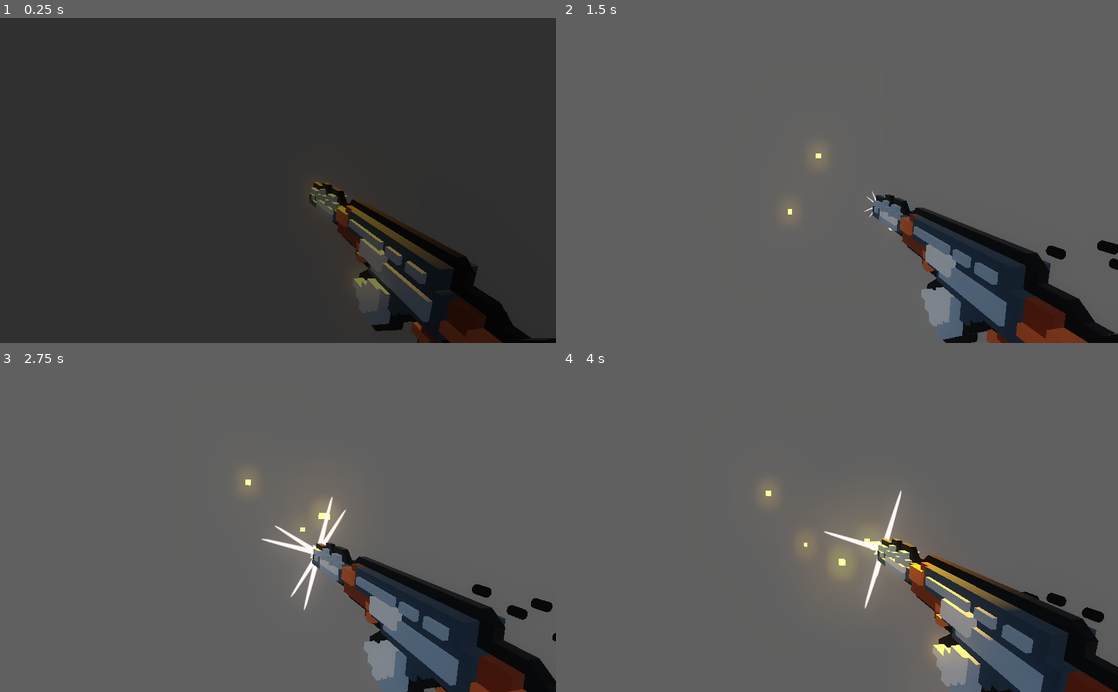
Above: before the commit, frames 1-4 (two rows, left to right).
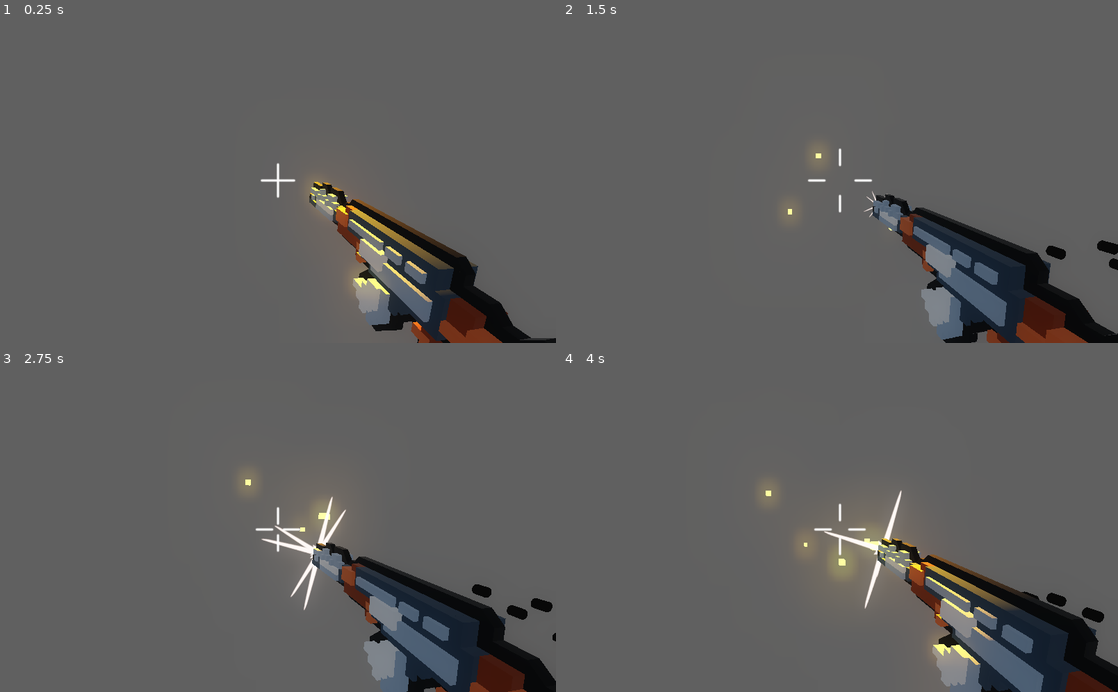
Above: after the commit, the same moments.

Repository: bramreth/WildJam31
Game: Godot game, scene res://ak47/ak47.tscn
The game is run twice, just before and just after one commit, with the same random seed, the same clock (stepped at 60 frames per second) and the same inputs. The project has no main scene, so this scene is started directly.
Inputs (mouse positions are in pixels of both pictures, inside the frame that each line leads up to):
- Up to frame 1 (0.25 s): no input
- Up to frame 2 (1.5 s): move the mouse to (962, 164) at 0.52 s; press the mouse at (962, 164) at 0.53 s; move the mouse to (728, 196) at 1.27 s; release the mouse at (728, 196) at 1.28 s; click (728, 196) at 1.35 s
- Up to frame 3 (2.75 s): move the mouse to (333, 458) at 2.02 s; press the mouse at (333, 458) at 2.03 s
- Up to frame 4 (4 s): move the mouse to (812, 594) at 2.77 s; release the mouse at (812, 594) at 2.78 s; click (812, 594) at 2.85 s; move the mouse to (1006, 578) at 3.52 s; press the mouse at (1006, 578) at 3.53 s

The runs differ from the first frame. In frame 1, 97% of the frame differs, in the area x 0-100%, y 0-100%; in frame 2, 0.1%; in frame 3, 0.1%; in frame 4, 0.1%.

Commit message:
cam hud basics

Diff:
--- a/camera/camera.gd
+++ b/camera/camera.gd
@@ -1,5 +1,6 @@
 extends Spatial
 
+var spread = 1.0
 
 func add_trauma(trauma_in: int):
 	$juicy_cam.add_trauma(trauma_in)
@@ -16,3 +17,36 @@
 func _input(event):
 	if Input.is_action_just_pressed("ui_cancel"):
 		fade_out()
+	if Input.is_action_just_pressed("click"):
+#		$juicy_cam/CanvasLayer/CenterContainer/anchor/crosshair/AnimationPlayer.play("hit")
+		spread = spread + 30.0
+#		$juicy_cam/CanvasLayer/CenterContainer/anchor/cross.rotation_degrees += 22
+		spread(spread)
+
+
+
+func _physics_process(delta):
+	spread = lerp(spread, 1.0, delta * 2)
+	var rot = $juicy_cam/CanvasLayer/CenterContainer/anchor/cross.rotation_degrees
+
+
+#	var targ = (1 + floor($juicy_cam/CanvasLayer/CenterContainer/anchor/cross.rotation_degrees/ 90)) * 90
+#
+#	$juicy_cam/CanvasLayer/CenterContainer/anchor/cross.rotation_degrees = lerp(
+#		$juicy_cam/CanvasLayer/CenterContainer/anchor/cross.rotation_degrees,
+#		targ,
+#		delta * 2
+#	)
+	spread(spread)
+
+func spread(radius: float):
+	var l = $juicy_cam/CanvasLayer/CenterContainer/anchor/cross/l
+	var u = $juicy_cam/CanvasLayer/CenterContainer/anchor/cross/u
+	var r = $juicy_cam/CanvasLayer/CenterContainer/anchor/cross/r
+	var d = $juicy_cam/CanvasLayer/CenterContainer/anchor/cross/d
+	l.position.x = -radius
+	u.position.y = -radius
+	r.position.x = radius
+	d.position.y = radius
+#	cross.scale = Vector2(radius, radius)
+	pass
--- a/camera/camera.tscn
+++ b/camera/camera.tscn
@@ -1,12 +1,29 @@
-[gd_scene load_steps=5 format=2]
+[gd_scene load_steps=8 format=2]
 
 [ext_resource path="res://camera/juicy_cam.gd" type="Script" id=1]
 [ext_resource path="res://camera/camera.gd" type="Script" id=2]
+[ext_resource path="res://assets/hitmarker.png" type="Texture" id=3]
+[ext_resource path="res://assets/flat_mark.png" type="Texture" id=4]
 
 [sub_resource type="OpenSimplexNoise" id=1]
 
 [sub_resource type="Animation" id=2]
-resource_name = "fade_in"
+resource_name = "hit"
+length = 0.2
+tracks/0/type = "value"
+tracks/0/path = NodePath(".:self_modulate")
+tracks/0/interp = 1
+tracks/0/loop_wrap = true
+tracks/0/imported = false
+tracks/0/enabled = true
+tracks/0/keys = {
+"times": PoolRealArray( 0, 0.2 ),
+"transitions": PoolRealArray( 0.450625, 0.450625 ),
+"update": 0,
+"values": [ Color( 1, 1, 1, 1 ), Color( 1, 1, 1, 0 ) ]
+}
+
+[sub_resource type="Animation" id=3]
 tracks/0/type = "value"
 tracks/0/path = NodePath(".:color")
 tracks/0/interp = 1
@@ -32,7 +49,46 @@
 
 [node name="CanvasLayer" type="CanvasLayer" parent="juicy_cam"]
 
+[node name="CenterContainer" type="CenterContainer" parent="juicy_cam/CanvasLayer"]
+anchor_right = 1.0
+anchor_bottom = 1.0
+__meta__ = {
+"_edit_use_anchors_": false
+}
+
+[node name="anchor" type="Control" parent="juicy_cam/CanvasLayer/CenterContainer"]
+margin_left = 512.0
+margin_top = 300.0
+margin_right = 512.0
+margin_bottom = 300.0
+
+[node name="crosshair" type="Sprite" parent="juicy_cam/CanvasLayer/CenterContainer/anchor"]
+self_modulate = Color( 1, 1, 1, 0 )
+scale = Vector2( 0.5, 0.5 )
+texture = ExtResource( 3 )
+
+[node name="AnimationPlayer" type="AnimationPlayer" parent="juicy_cam/CanvasLayer/CenterContainer/anchor/crosshair"]
+anims/hit = SubResource( 2 )
+
+[node name="cross" type="Node2D" parent="juicy_cam/CanvasLayer/CenterContainer/anchor"]
+
+[node name="l" type="Sprite" parent="juicy_cam/CanvasLayer/CenterContainer/anchor/cross"]
+texture = ExtResource( 4 )
+
+[node name="u" type="Sprite" parent="juicy_cam/CanvasLayer/CenterContainer/anchor/cross"]
+rotation = 1.5708
+texture = ExtResource( 4 )
+
+[node name="r" type="Sprite" parent="juicy_cam/CanvasLayer/CenterContainer/anchor/cross"]
+rotation = -3.14159
+texture = ExtResource( 4 )
+
+[node name="d" type="Sprite" parent="juicy_cam/CanvasLayer/CenterContainer/anchor/cross"]
+rotation = -1.5708
+texture = ExtResource( 4 )
+
 [node name="fader" type="ColorRect" parent="juicy_cam/CanvasLayer"]
+visible = false
 anchor_right = 1.0
 anchor_bottom = 1.0
 mouse_filter = 2
@@ -42,4 +98,4 @@
 }
 
 [node name="AnimationPlayer" type="AnimationPlayer" parent="juicy_cam/CanvasLayer/fader"]
-anims/fade_in = SubResource( 2 )
+anims/fade_in = SubResource( 3 )
--- a/project.godot
+++ b/project.godot
@@ -28,11 +28,13 @@
 click={
 "deadzone": 0.5,
 "events": [ Object(InputEventMouseButton,"resource_local_to_scene":false,"resource_name":"","device":0,"alt":false,"shi …(212 unchanged characters)…
+, Object(InputEventJoypadButton,"resource_local_to_scene":false,"resource_name":"","device":0,"button_index":7,"pressure":0.0,"pressed":false,"script":null)
  ]
 }
 reload={
 "deadzone": 0.5,
 "events": [ Object(InputEventKey,"resource_local_to_scene":false,"resource_name":"","device":0,"alt":false,"shift":false,"control":false,"meta":false,"command":false,"pressed":false,"scancode":82,"unicode":0,"echo":false,"script":null)
+, Object(InputEventJoypadButton,"resource_local_to_scene":false,"resource_name":"","device":0,"button_index":2,"pressure":0.0,"pressed":false,"script":null)
  ]
 }
 
Not shown: 4 places in ak47/ak47.tscn that only renumber resources
Binary file added: assets/corner_mark.png
Binary file added: assets/flat_mark.png
Binary file added: assets/hitmarker.png
